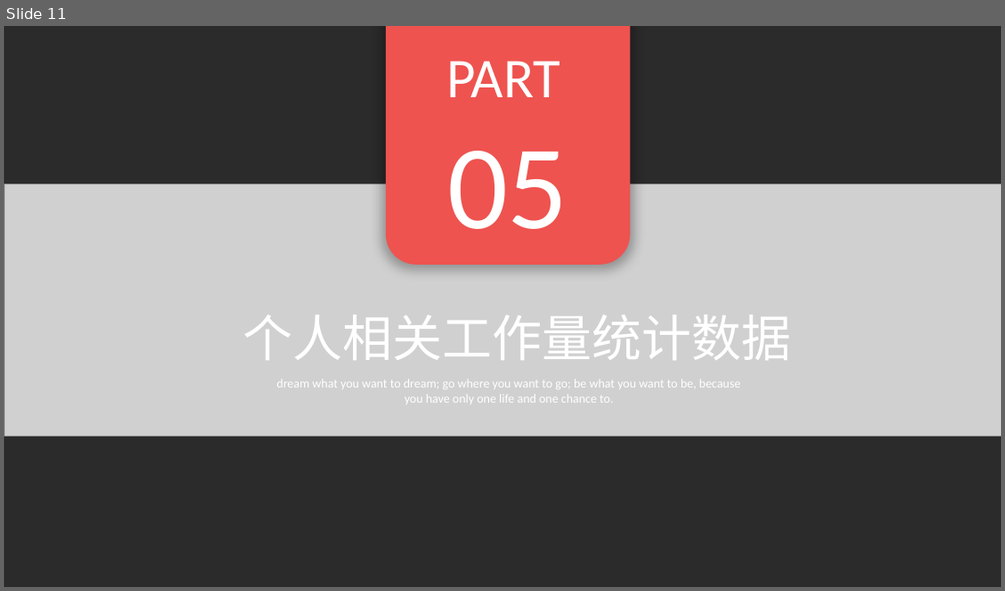
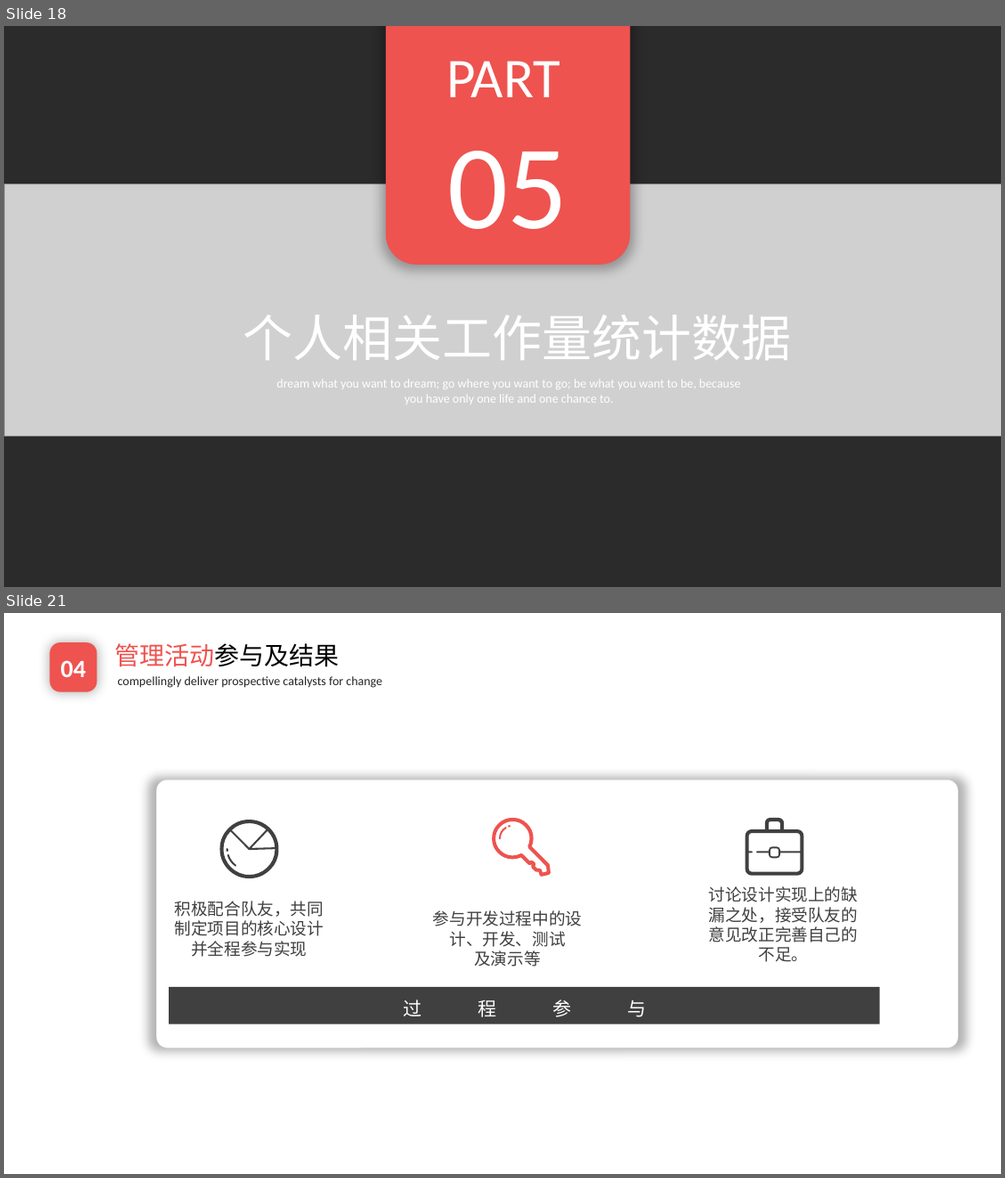
Before and after one commit to EnInternalChat/se2017, a slide deck: doc/个人汇报-焦点.pptx. Shown one above the other, each under a label of ours: slide 11 before the commit, slides 18 and 21 after it; the slides between them are not shown. The pictures are 1005x591 and 1005x1178 pixels, drawn with LibreOffice and Linux fonts; fonts in the diff are those of the drawing; grey boxes stand for pictures; background and template pictures are left out; a plain dark background stands for a picture behind light text. Boxes give left, top, right and bottom in pixels: in the first picture for what was removed or moved away, otherwise in the second. Text is boxed around its words. In the diff, an @@ line names an element or a change of style, - is before the commit and + after.

```diff
--- a/doc/个人汇报-焦点.pptx
+++ b/doc/个人汇报-焦点.pptx
@@ slide 21 added at (4,613,1001,1174), background picture (left out) @@
@@ rounded rectangle added at (49,642,97,691), fill #EE534F, 24 pt, text #FFFFFF, bold @@
+04
@@ text added at (115,643,340,667), 24 pt, text #000000 @@
+管理活动参与及结果
@@ text added at (118,676,382,688), 12 pt, text #262425 @@
+compellingly deliver prospective catalysts for change
@@ rounded rectangle added at (156,779,958,1047), fill #FFFFFF, outline #D9D9D9 0.25 pt @@
@@ freeform shape added at (220,819,279,878), fill #404040 @@
@@ freeform shape added at (493,818,550,877), fill #EE534F @@
@@ freeform shape added at (745,818,803,876), fill #404040 @@
@@ text added at (175,900,324,957), 16 pt, text #404040 @@
+积极配合队友，共同制定项目的核心设计并全程参与实现
@@ text added at (709,886,858,962), 16 pt, text #404040 @@
+讨论设计实现上的缺漏之处，接受队友的意见改正完善自己的不足。
@@ text added at (433,910,582,966), 16 pt, text #404040 @@
+参与开发过程中的设计、开发、测试
+及演示等
@@ rectangle added at (170,987,881,1024), fill #404040 @@
@@ text added at (403,999,646,1017), 18 pt, text #FFFFFF @@
+过 程 参 与
@@ what was slide 11 is now slide 18 @@
```
Also in this commit, not shown: 4 slides changed, 8 other slides added.
